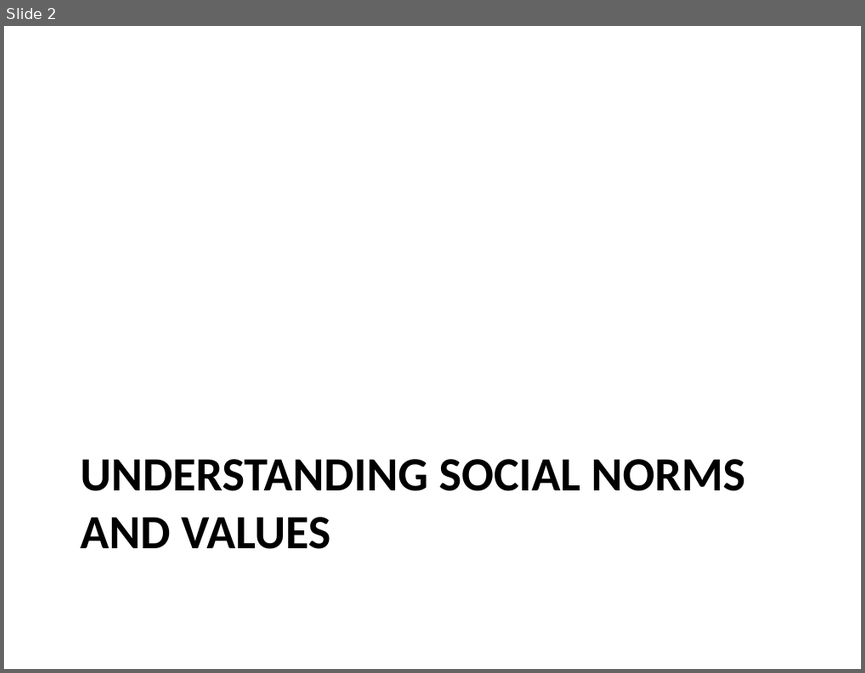
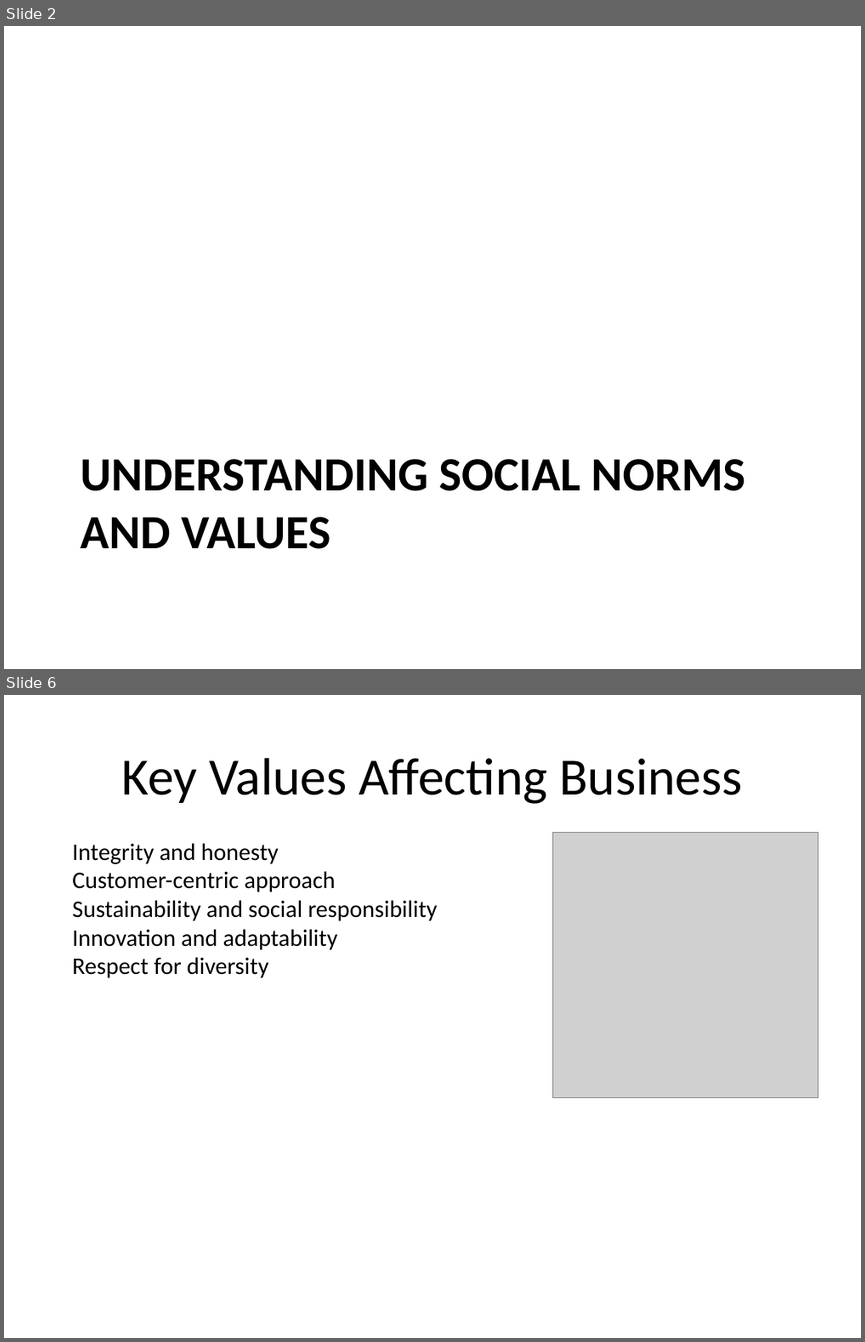
Before and after one commit to suman98/slide-gen-ai, a slide deck: output/presentation.pptx. Shown one above the other, each under a label of ours: slide 2 before the commit, slides 2 and 6 after it; the slides between them are not shown. The pictures are 865x673 and 865x1342 pixels, drawn with LibreOffice and Linux fonts; fonts in the diff are those of the drawing; grey boxes stand for pictures. Boxes give left, top, right and bottom in pixels: in the first picture for what was removed or moved away, otherwise in the second. Text is boxed around its words. In the diff, an @@ line names an element or a change of style, - is before the commit and + after.

```diff
--- a/output/presentation.pptx
+++ b/output/presentation.pptx
@@ slide 6 added at (x1=4, y1=695, x2=861, y2=1338), background #FFFFFF @@
@@ title added at (x1=121, y1=758, x2=742, y2=804), 44 pt, text #000000 @@
+Key Values Affecting Business
@@ text added at (x1=72, y1=843, x2=438, y2=978), 20 pt, text #000000 @@
+Integrity and honesty
+Customer-centric approach
+Sustainability and social responsibility
+Innovation and adaptability
+Respect for diversity
@@ picture added at (x1=552, y1=832, x2=818, y2=1098) @@
```
Also in this commit, not shown: 4 slides changed, 2 other slides added, 2 slides removed, 12 other files.
